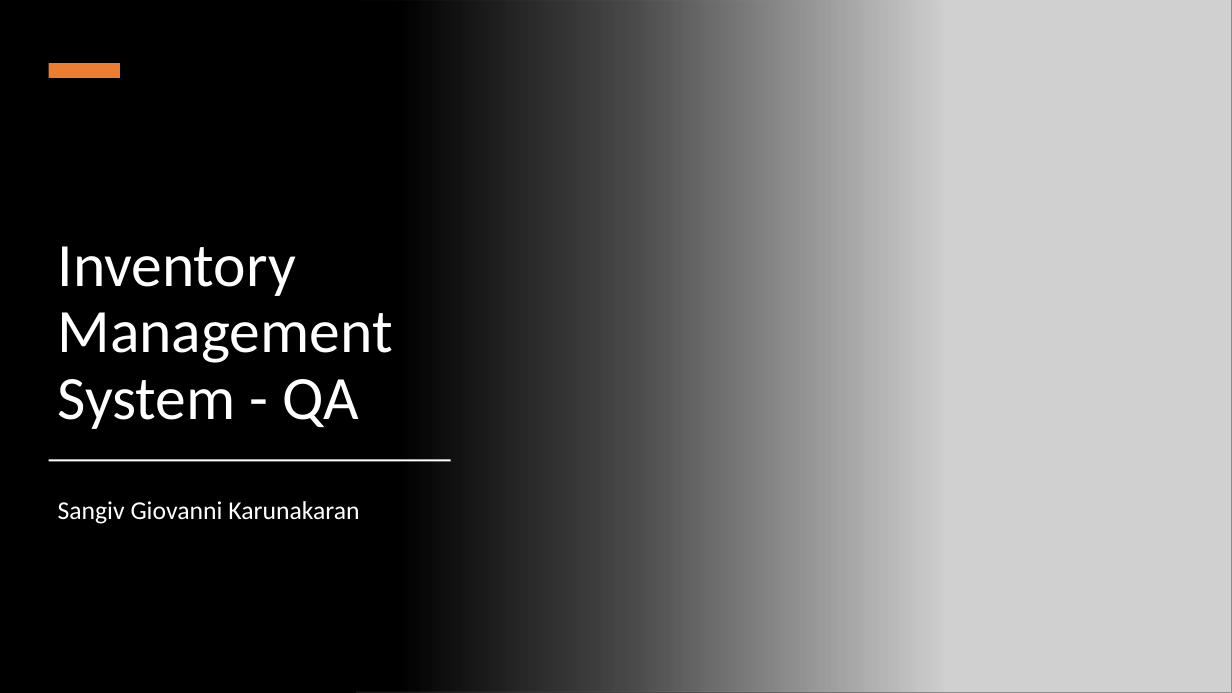
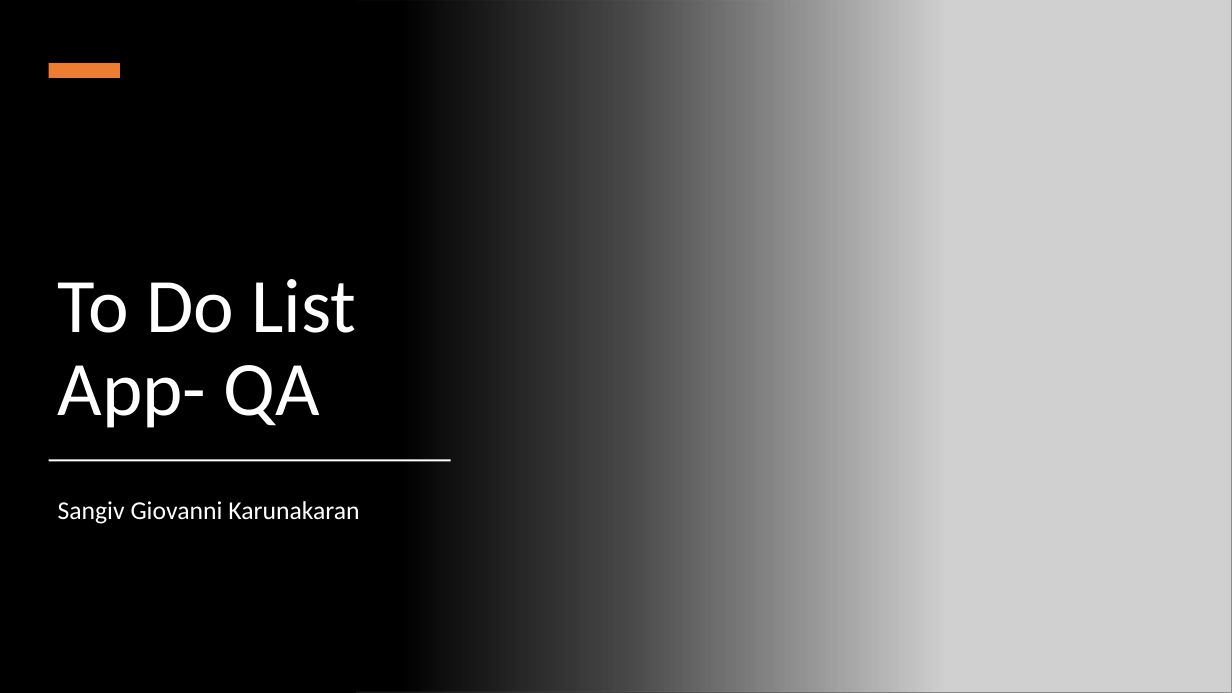
Before and after one commit to Sangiv/To-Do-List, a slide deck: slide 1 of documentation/TDL-Presentation.pptx. Drawn at 1232x693 pixels with LibreOffice and Linux fonts; fonts in the diff are those of the drawing; grey boxes stand for pictures. Boxes give left, top, right and bottom in pixels: in the first picture for what was removed or moved away, otherwise in the second. Text is boxed around its words. In the diff, an @@ line names an element or a change of style, - is before the commit and + after.

```diff
--- a/documentation/TDL-Presentation.pptx
+++ b/documentation/TDL-Presentation.pptx
@@ title at (58,279,357,428): text changed; size 48 to 60 pt @@
-Inventory Management System - QA
+To Do List App- QA
```
Also in this commit, not shown: 2 other slides changed, 1 slide added, 1 other file.
